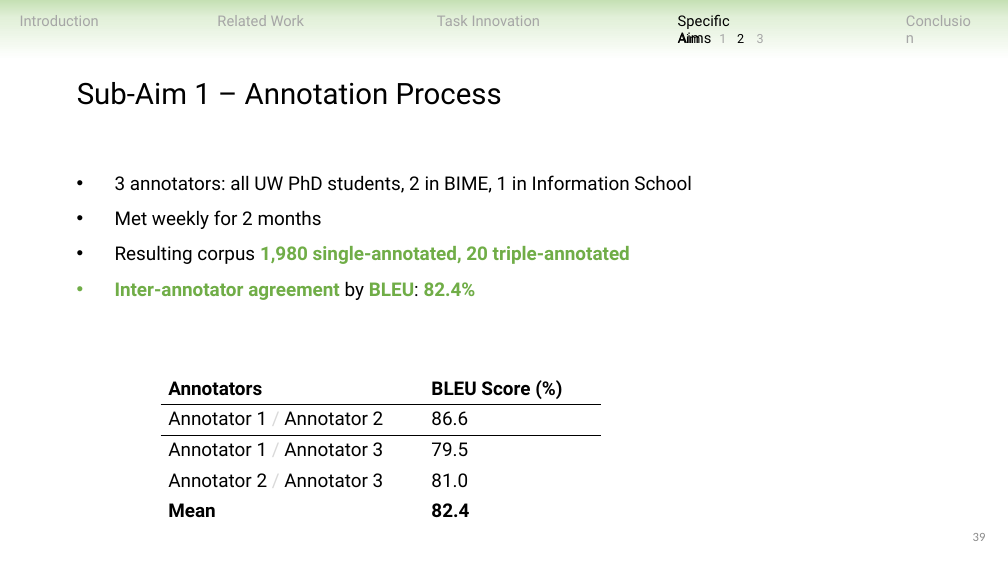
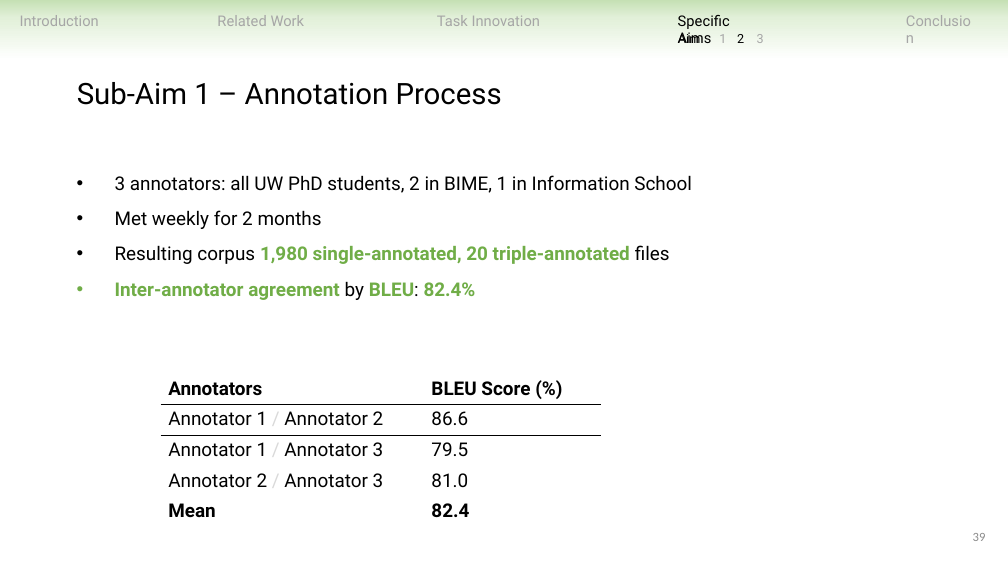
Before and after one commit to ndobb/dissertation, a slide deck: slide 39 of 4_general_exam/presentation/nic_dobbins_general_exam.pptx. Drawn at 1008x567 pixels with LibreOffice and Linux fonts; fonts in the diff are those of the drawing. Boxes give left, top, right and bottom in pixels: in the first picture for what was removed or moved away, otherwise in the second. Text is boxed around its words. In the diff, an @@ line names an element or a change of style, - is before the commit and + after.

```diff
--- a/4_general_exam/presentation/nic_dobbins_general_exam.pptx
+++ b/4_general_exam/presentation/nic_dobbins_general_exam.pptx
@@ text at [115,245,670,264]: text changed @@
-• Resulting corpus 1,980 single-annotated, 20 triple-annotated
+• Resulting corpus 1,980 single-annotated, 20 triple-annotated files
```
Also in this commit, not shown: 17 other slides changed, 3 slides added, 2 slides removed.
